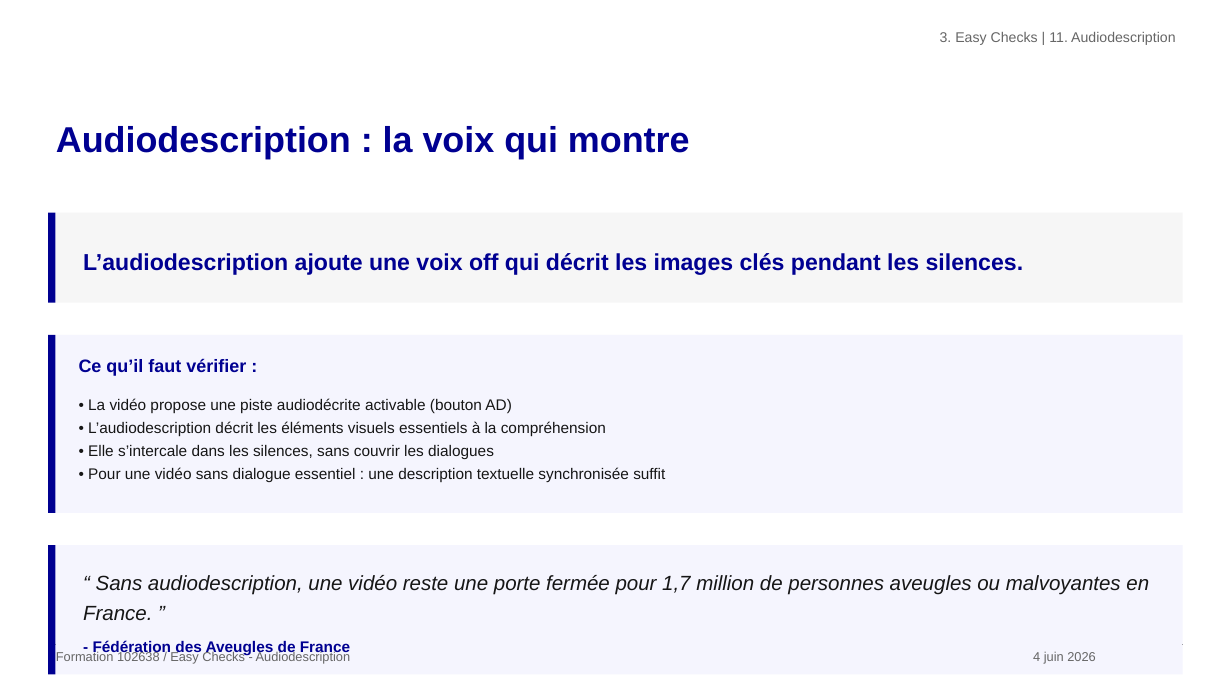
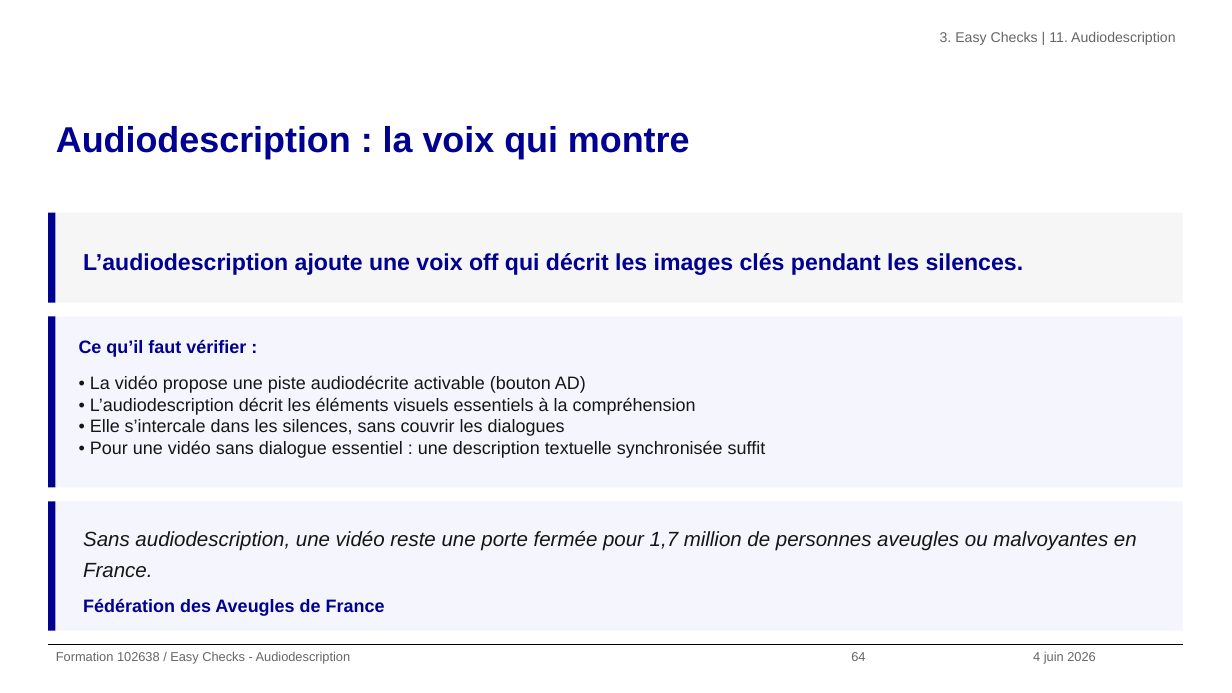
Before and after one commit to alexandra-guiderdoni/usine-fabrication-igpde-102846-ay11, a slide deck: slide 64 of formation-102638-juin-2026.pptx. Drawn at 1232x693 pixels with LibreOffice and Linux fonts; fonts in the diff are those of the drawing; background and template pictures are left out. Boxes give left, top, right and bottom in pixels: in the first picture for what was removed or moved away, otherwise in the second. Text is boxed around its words. In the diff, an @@ line names an element or a change of style, - is before the commit and + after.

```diff
--- a/formation-102638-juin-2026.pptx
+++ b/formation-102638-juin-2026.pptx
@@ rectangle: place and size @@
-rectangle at <box>48,335,55,512</box>
+rectangle at <box>48,316,55,487</box>
@@ rectangle: place and size @@
-rectangle at <box>55,335,1183,512</box>
+rectangle at <box>55,316,1183,487</box>
@@ text "Ce qu’il faut vérifier :": place and size @@
-text "Ce qu’il faut vérifier :" at <box>79,358,246,376</box>
+text "Ce qu’il faut vérifier :" at <box>79,339,246,357</box>
@@ text "• La vidéo propose une ...": place and size @@
-text "• La vidéo propose une ..." at <box>88,398,665,482</box>
+text "• La vidéo propose une ..." at <box>90,375,766,458</box>
@@ text "• La vidéo propose une ..." at <box>90,375,766,458</box>: size 12 to 14 pt; line spacing 1.25 to 1 @@
@@ rectangle: place and size @@
-rectangle at <box>48,545,55,675</box>
+rectangle at <box>48,501,55,630</box>
@@ rectangle: place and size @@
-rectangle at <box>55,545,1183,675</box>
+rectangle at <box>55,501,1183,630</box>
@@ text at <box>83,531,1137,578</box>: text changed @@
-“ Sans audiodescription, une vidéo reste une porte fermée pour 1,7 million de personnes aveugles ou malvoyantes en France. ”
+Sans audiodescription, une vidéo reste une porte fermée pour 1,7 million de personnes aveugles ou malvoyantes en France.
@@ text at <box>83,598,385,616</box>: text changed; size 12 to 14 pt @@
-- Fédération des Aveugles de France
+Fédération des Aveugles de France
```
Also in this commit, not shown: 80 other slides changed, 42 other files.
